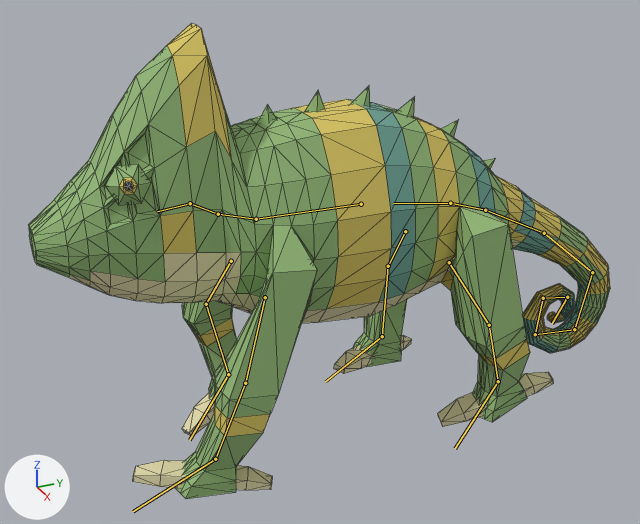
The glTF model creatures/experiments/boxmodel/abc/t7x/zoo/chameleon/stage4/chameleon.glb, before and after one commit.
One viewpoint serves both versions: a 50 mm camera at (1.974, -1.009, 1.461) aimed at (-0.018, -0.112, 0.465). Lighting does not change. The marker at lower left points along +X, +Y and +Z. The first picture is the older version. Both versions are drawn at frame 6 of the action 'move'; the numbers are the values there. The bones that bend it are drawn over the model as lines. Mesh edges are drawn as thin lines.

The first picture shows 'body', 'piece_crest', 'piece_eye', 'piece_toes'.
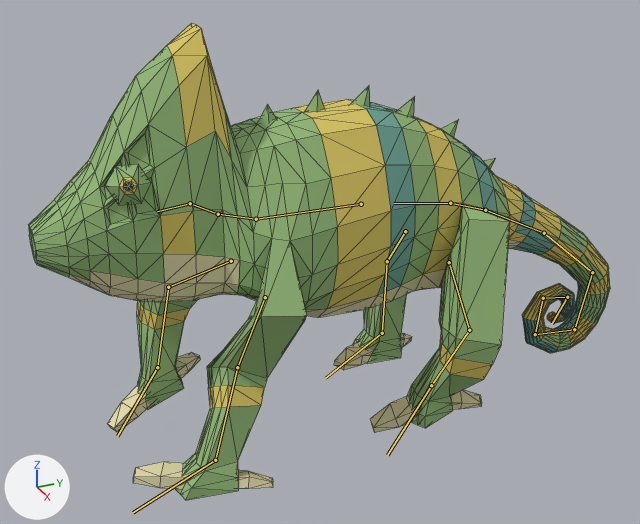
Location of each change, (x1, y1, x2, y2) in pixels of the pictures (640 x 524 px):
'body', posed
    before: (29, 23, 610, 499)
    after: (29, 23, 610, 500)
'piece_toes', posed (11% narrower)
    before: (133, 335, 554, 490)
    after: (107, 333, 482, 490)
bone 'upperarm.L', root to tip
    before: (265, 297) to (245, 383)
    after: (265, 297) to (237, 367)
bone 'forearm.L', root to tip
    before: (245, 383) to (215, 459)
    after: (237, 367) to (215, 460)
bone 'hand.L', root to tip
    before: (215, 459) to (133, 511)
    after: (215, 460) to (133, 512)
bone 'upperarm.R', root to tip
    before: (231, 261) to (206, 304)
    after: (231, 261) to (168, 287)
bone 'forearm.R', root to tip
    before: (206, 304) to (228, 374)
    after: (168, 287) to (157, 367)
bone 'hand.R', root to tip
    before: (228, 374) to (189, 440)
    after: (157, 367) to (117, 436)
bone 'thigh.L', root to tip
    before: (449, 262) to (489, 325)
    after: (449, 262) to (469, 330)
bone 'shin.L', root to tip
    before: (489, 325) to (498, 381)
    after: (469, 330) to (431, 385)
bone 'foot.L', root to tip
    before: (498, 381) to (455, 448)
    after: (431, 385) to (387, 455)
bone 'thigh.R', root to tip
    before: (405, 231) to (388, 266)
    after: (405, 231) to (387, 261)
bone 'shin.R', root to tip
    before: (388, 266) to (382, 336)
    after: (387, 261) to (382, 333)
bone 'foot.R', root to tip
    before: (382, 336) to (325, 381)
    after: (382, 333) to (325, 378)

The change in detail:
Bone 'upperarm.L' (bone_upperarm_l) turns from (9, 0, 0) to (4, 4, -41) degrees about its own x, y and z.
Bone 'forearm.L' (bone_forearm_l) turns from (0, 0, 0) to (15, -11, 75) degrees about its own x, y and z.
Bone 'hand.L' (bone_hand_l) turns from (0, 0, 0) to (-3, -26, -26) degrees about its own x, y and z.
Bone 'upperarm.R' (bone_upperarm_r) turns from (-9, 0, 0) to (23, 4, -12) degrees about its own x, y and z.
Bone 'forearm.R' (bone_forearm_r) turns from (-17, 0, 0) to (-17, 3, 11) degrees about its own x, y and z.
Bone 'hand.R' (bone_hand_r) turns from (0, 0, 0) to (-29, 9, -12) degrees about its own x, y and z.
Bone 'thigh.L' (bone_thigh_l) turns from (-9, 0, 0) to (18, -3, 16) degrees about its own x, y and z.
Bone 'shin.L' (bone_shin_l) turns from (-14, 0, 0) to (6, -1, -28) degrees about its own x, y and z.
Bone 'foot.L' (bone_foot_l) turns from (0, 0, 0) to (-35, 4, 22) degrees about its own x, y and z.
Bone 'thigh.R' (bone_thigh_r) turns from (9, 0, 0) to (8, 1, -4) degrees about its own x, y and z.
Bone 'shin.R' (bone_shin_r) turns from (0, 0, 0) to (2, 0, 7) degrees about its own x, y and z.
Bone 'foot.R' (bone_foot_r) turns from (0, 0, 0) to (-1, -2, -2) degrees about its own x, y and z.
